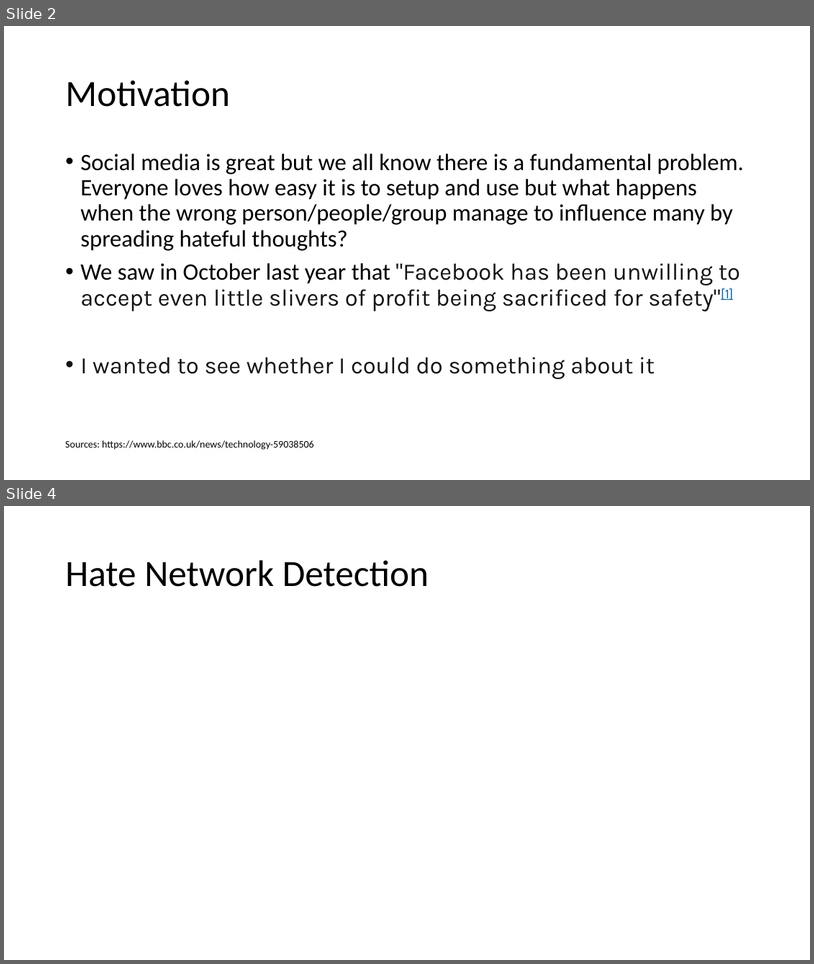
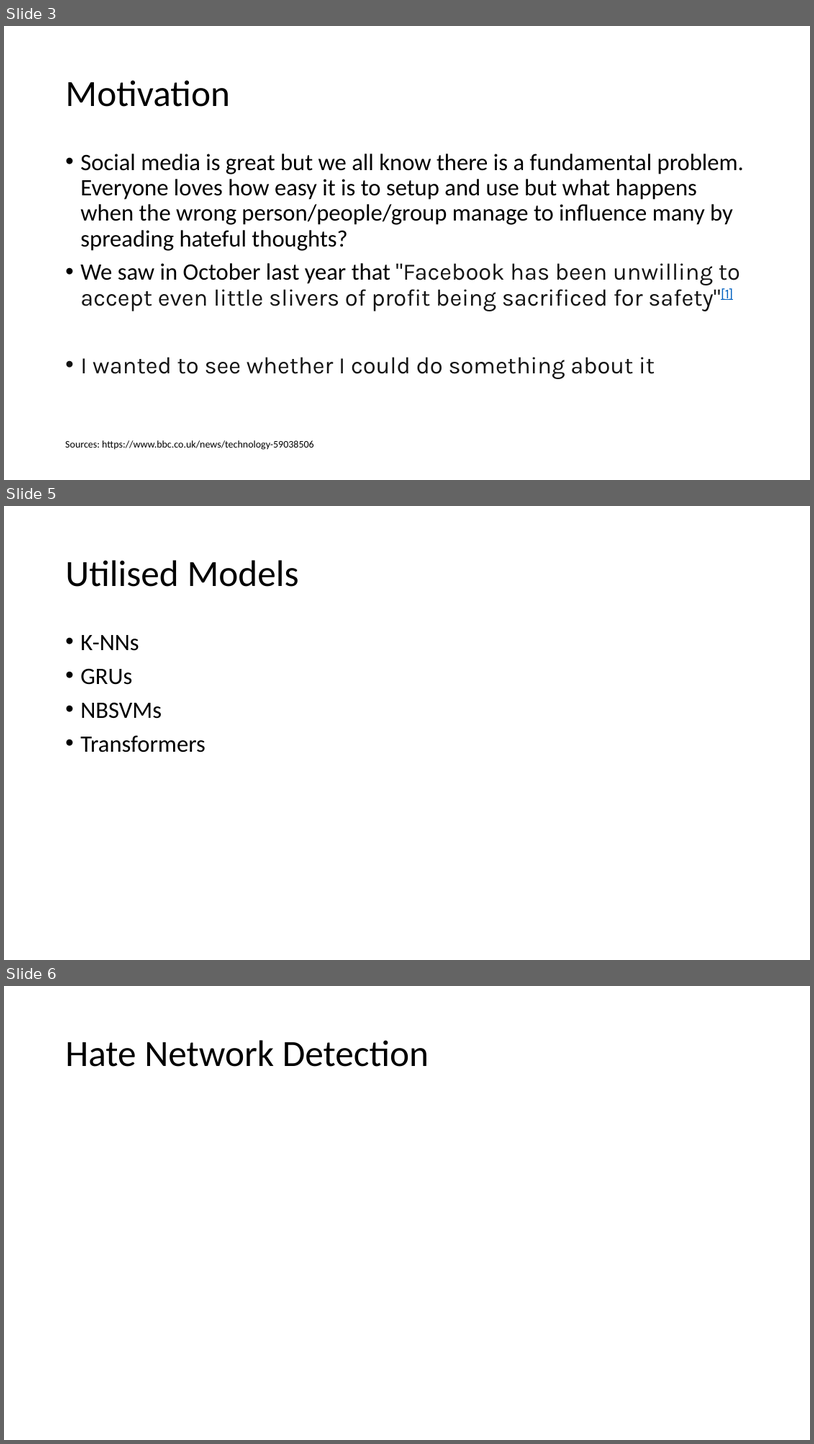
Before and after one commit to JeetendraJoshi/final_year_project, a slide deck: FYP Presentation.pptx. Shown one above the other, each under a label of ours: slides 2 and 4 before the commit, slides 3, 5 and 6 after it; the slides between them are not shown. The pictures are 814x964 and 814x1444 pixels, drawn with LibreOffice and Linux fonts; fonts in the diff are those of the drawing. Boxes give left, top, right and bottom in pixels: in the first picture for what was removed or moved away, otherwise in the second. Text is boxed around its words. In the diff, an @@ line names an element or a change of style, - is before the commit and + after.

```diff
--- a/FYP Presentation.pptx
+++ b/FYP Presentation.pptx
@@ slide 5 added at <box>4,506,810,960</box>, background #FFFFFF @@
@@ title added at <box>65,560,299,587</box>, 44 pt, text #000000 @@
+Utilised Models
@@ text added at <box>80,635,205,752</box>, 28 pt, text #000000 @@
+• K-NNs
+• GRUs
+• NBSVMs
+• Transformers
@@ what was slide 2 is now slide 3 @@
@@ what was slide 4 is now slide 6 @@
```
Also in this commit, not shown: 1 slide changed, 2 other slides added, 1 slide removed.
